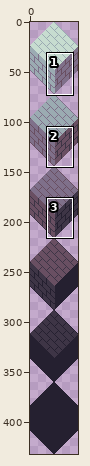
Sprite sheet: resources/pngs/blocks bricks.png. The first picture is a wide view before the edit; the outline marks the close-up.
Close-up. The starting point:
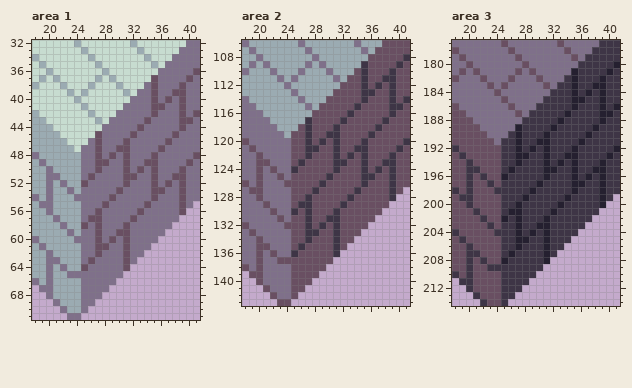
The file is 48x432 pixels. Shown: area 1: x 18..41, y 32..71; area 2: x 18..41, y 106..143; area 3: x 18..41, y 177..214. The commit also changed other parts of the picture, which this record leaves out.
New version:
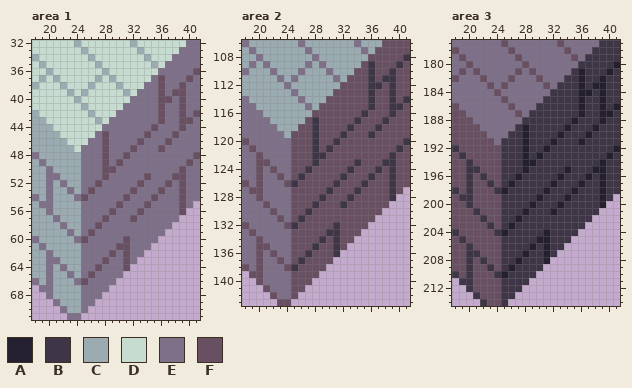
Palette (. is transparent): A #252030  B #3e3546  C #9babb2  D #c7dcd0  E #7f708a  F #694f62
The edit:
--- area 1
@@ x 18..41 @@
 36 DDCDDDDDDDCDDDDDDDEEEEEF
-37 DCDCDDDDDCDCDDDDDFEEEEFE
-38 CDDDCDDDCDDDCDDDEFEEEFEE
-39 DDDDDCDCDDDDDCDEEFEEFFEE
-40 DDDDDDCDDDDDDDEEEFEFEFEE
-41 DDDDDDDCDDDDDEEEEFFEEFEE
-42 CDDDDDDDCDDDEEEEEFEEEFEF
-43 CCDDDDDDDCDEEEEEFEEEEFFE
-44 CCCDDDDDDDEEEEEFEEEEEFEE
-45 CCCCDDDDDFEEEEFEEEEEFEEE
-46 CCCCCDDDEFEEEFEEEEEFEEEE
-47 CCCCCCDEEFEEFFEEEEFEEEEE
-48 ECCCCCCEEFEFEFEEEFEEEEEF
-49 CECCCCCEEFFEEFEEFFEEEEFE
-50 CCECCCCEEFEEEFEFEFEEEFEE
-51 CCEECCCEFEEEEFFEEFEEFFEE
-52 CCECECCFEEEEEFEEEFEFEFEE
-53 CCECCECEEEEEFEEEEFFEEFEE
-54 ECECCCEEEEEFEEEEEFEEEFEE
-55 CEECCCCEEEFEEEEEFEEEEFE.
-56 CCECCCCEEFEEEEEFEEEEEF..
-57 CCCECCCEFFEEEEFEEEEEE...
-58 CCCCECCFEFEEEFEEEEEE....
-59 CCCCCECEEFEEFFEEEEE.....
-60 ECCCCCEEEFEFEFEEEE......
-61 CECCCCCEEFFEEFEEE.......
-62 CCECCCCEEFEEEFEE........
-63 CCEECCCEFEEEEFE.........
-64 CCECECCFEEEEEF..........
-65 CCECCEEEEEEEE...........
-66 ECECCCCEEEEE............
+37 DCDCDDDDDCDCDDDDDEFEEEFE
+38 CDDDCDDDCDDDCDDDEEFEEFEE
+39 DDDDDCDCDDDDDCDEEEFEFFEE
+40 DDDDDDCDDDDDDDEEEEFFEFEE
+41 DDDDDDDCDDDDDEEEEEFEEFEE
+42 CDDDDDDDCDDDEEEEEEFEEFEF
+43 CCDDDDDDDCDEEEEEEEFEEFFE
+44 CCCDDDDDDDEEEEEEEFEEEFEE
+45 CCCCDDDDDEFEEEEEFEEEFEEE
+46 CCCCCDDDEEFEEEEFEEEFEEEE
+47 CCCCCCDEEEFEEEFEEEFEEEEE
+48 ECCCCCCEEEFEEFEEEEEEEEEF
+49 CECCCCCEEEFEFEEEEEEEEEFE
+50 CCECCCCEEEFFEEEEEEEEEFEE
+51 CCEECCCEEEFEEEEEFEEEFFEE
+52 CCECECCEEFEEEEEFEEEFEFEE
+53 CCECCECEFEEEEEFEEEFEEFEE
+54 ECECCCEFEEEEEFEEEFEEEFEE
+55 CEECCCCEEEEEFEEEFEEEEFE.
+56 CCECCCCEEEEFEEEFEEEEEF..
+57 CCCECCCEEEFEEEFEEEEEE...
+58 CCCCECCEEFEEEEEEEEEE....
+59 CCCCCECEFEEEEEEEEEE.....
+60 ECCCCCEFEEEEEFEEEE......
+61 CECCCCCEEEEEFFEEE.......
+62 CCECCCCEEEEFEFEE........
+63 CCEECCCEEEFEEFE.........
+64 CCECECCEEFEEEF..........
+65 CCECCECEFEEEE...........
+66 ECECCCEFEEEE............
 67 .EECCCCEEEE.............
--- area 2
@@ x 18..41 @@
 108 CCECCCCCCCECCCCCCCFFFFFB
-109 CECECCCCCECECCCCCBFFFFBF
-110 ECCCECCCECCCECCCFBFFFBFF
-111 CCCCCECECCCCCECFFBFFBBFF
-112 CCCCCCECCCCCCCFFFBFBFBFF
-113 CCCCCCCECCCCCFFFFBBFFBFF
-114 ECCCCCCCECCCFFFFFBFFFBFB
-115 EECCCCCCCECFFFFFBFFFFBBF
-116 EEECCCCCCCFFFFFBFFFFFBFF
-117 EEEECCCCCBFFFFBFFFFFBFFF
-118 EEEEECCCFBFFFBFFFFFBFFFF
-119 EEEEEECFFBFFBBFFFFBFFFFF
-120 FEEEEEEFFBFBFBFFFBFFFFFB
-121 EFEEEEEFFBBFFBFFBBFFFFBF
-122 EEFEEEEFFBFFFBFBFBFFFBFF
-123 EEFFEEEFBFFFFBBFFBFFBBFF
-124 EEFEFEEBFFFFFBFFFBFBFBFF
-125 EEFEEFEFFFFFBFFFFBBFFBFF
-126 FEFEEEFFFFFBFFFFFBFFFBFF
-127 EFFEEEEFFFBFFFFFBFFFFBF.
-128 EEFEEEEFFBFFFFFBFFFFFB..
-129 EEEFEEEFBBFFFFBFFFFFF...
-130 EEEEFEEBFBFFFBFFFFFF....
-131 EEEEEFEFFBFFBBFFFFF.....
-132 FEEEEEFFFBFBFBFFFF......
-133 EFEEEEEFFBBFFBFFF.......
-134 EEFEEEEFFBFFFBFF........
-135 EEFFEEEFBFFFFBF.........
-136 EEFEFEEBFFFFFB..........
-137 EEFEEFFFFFFFF...........
-138 FEFEEEEFFFFF............
+109 CECECCCCCECECCCCCFBFFFBF
+110 ECCCECCCECCCECCCFFBFFBFF
+111 CCCCCECECCCCCECFFFBFBBFF
+112 CCCCCCECCCCCCCFFFFBBFBFF
+113 CCCCCCCECCCCCFFFFFBFFBFF
+114 ECCCCCCCECCCFFFFFFBFFBFB
+115 EECCCCCCCECFFFFFFFBFFBBF
+116 EEECCCCCCCFFFFFFFBFFFBFF
+117 EEEECCCCCFBFFFFFBFFFBFFF
+118 EEEEECCCFFBFFFFBFFFBFFFF
+119 EEEEEECFFFBFFFBFFFBFFFFF
+120 FEEEEEEFFFBFFBFFFFFFFFFB
+121 EFEEEEEFFFBFBFFFFFFFFFBF
+122 EEFEEEEFFFBBFFFFFFFFFBFF
+123 EEFFEEEFFFBFFFFFBFFFBBFF
+124 EEFEFEEFFBFFFFFBFFFBFBFF
+125 EEFEEFEFBFFFFFBFFFBFFBFF
+126 FEFEEEFBFFFFFBFFFBFFFBFF
+127 EFFEEEEFFFFFBFFFBFFFFBF.
+128 EEFEEEEFFFFBFFFBFFFFFB..
+129 EEEFEEEFFFBFFFBFFFFFF...
+130 EEEEFEEFFBFFFFFFFFFF....
+131 EEEEEFEFBFFFFFFFFFF.....
+132 FEEEEEFBFFFFFBFFFF......
+133 EFEEEEEFFFFFBBFFF.......
+134 EEFEEEEFFFFBFBFF........
+135 EEFFEEEFFFBFFBF.........
+136 EEFEFEEFFBFFFB..........
+137 EEFEEFEFBFFFF...........
+138 FEFEEEFBFFFF............
 139 .FFEEEEFFFF.............
--- area 3
@@ x 18..41 @@
 180 EEFEEEEEEEFEEEEEEEBBBBBA
-181 EFEFEEEEEFEFEEEEEABBBBAB
-182 FEEEFEEEFEEEFEEEBABBBABB
-183 EEEEEFEFEEEEEFEBBABBAABB
-184 EEEEEEFEEEEEEEBBBABABABB
-185 EEEEEEEFEEEEEBBBBAABBABB
-186 FEEEEEEEFEEEBBBBBABBBABA
-187 FFEEEEEEEFEBBBBBABBBBAAB
-188 FFFEEEEEEEBBBBBABBBBBABB
-189 FFFFEEEEEABBBBABBBBBABBB
-190 FFFFFEEEBABBBABBBBBABBBB
-191 FFFFFFEBBABBAABBBBABBBBB
-192 BFFFFFFBBABABABBBABBBBBA
-193 FBFFFFFBBAABBABBAABBBBAB
-194 FFBFFFFBBABBBABABABBBABB
-195 FFBBFFFBABBBBAABBABBAABB
-196 FFBFBFFABBBBBABBBABABABB
-197 FFBFFBFBBBBBABBBBAABBABB
-198 BFBFFFBBBBBABBBBBABBBABB
-199 FBBFFFFBBBABBBBBABBBBAB.
-200 FFBFFFFBBABBBBBABBBBBA..
-201 FFFBFFFBAABBBBABBBBBB...
-202 FFFFBFFABABBBABBBBBB....
-203 FFFFFBFBBABBAABBBBB.....
-204 BFFFFFBBBABABABBBB......
-205 FBFFFFFBBAABBABBB.......
-206 FFBFFFFBBABBBABB........
-207 FFBBFFFBABBBBAB.........
-208 FFBFBFFABBBBBA..........
-209 FFBFFBBBBBBBB...........
-210 BFBFFFFBBBBB............
+181 EFEFEEEEEFEFEEEEEBABBBAB
+182 FEEEFEEEFEEEFEEEBBABBABB
+183 EEEEEFEFEEEEEFEBBBABAABB
+184 EEEEEEFEEEEEEEBBBBAABABB
+185 EEEEEEEFEEEEEBBBBBABBABB
+186 FEEEEEEEFEEEBBBBBBABBABA
+187 FFEEEEEEEFEBBBBBBBABBAAB
+188 FFFEEEEEEEBBBBBBBABBBABB
+189 FFFFEEEEEBABBBBBABBBABBB
+190 FFFFFEEEBBABBBBABBBABBBB
+191 FFFFFFEBBBABBBABBBABBBBB
+192 BFFFFFFBBBABBABBBBBBBBBA
+193 FBFFFFFBBBABABBBBBBBBBAB
+194 FFBFFFFBBBAABBBBBBBBBABB
+195 FFBBFFFBBBABBBBBABBBAABB
+196 FFBFBFFBBABBBBBABBBABABB
+197 FFBFFBFBABBBBBABBBABBABB
+198 BFBFFFBABBBBBABBBABBBABB
+199 FBBFFFFBBBBBABBBABBBBAB.
+200 FFBFFFFBBBBABBBABBBBBA..
+201 FFFBFFFBBBABBBABBBBBB...
+202 FFFFBFFBBABBBBBBBBBB....
+203 FFFFFBFBABBBBBBBBBB.....
+204 BFFFFFBABBBBBABBBB......
+205 FBFFFFFBBBBBAABBB.......
+206 FFBFFFFBBBBABABB........
+207 FFBBFFFBBBABBAB.........
+208 FFBFBFFBBABBBA..........
+209 FFBFFBFBABBBB...........
+210 BFBFFFBABBBB............
 211 .BBFFFFBBBB.............
